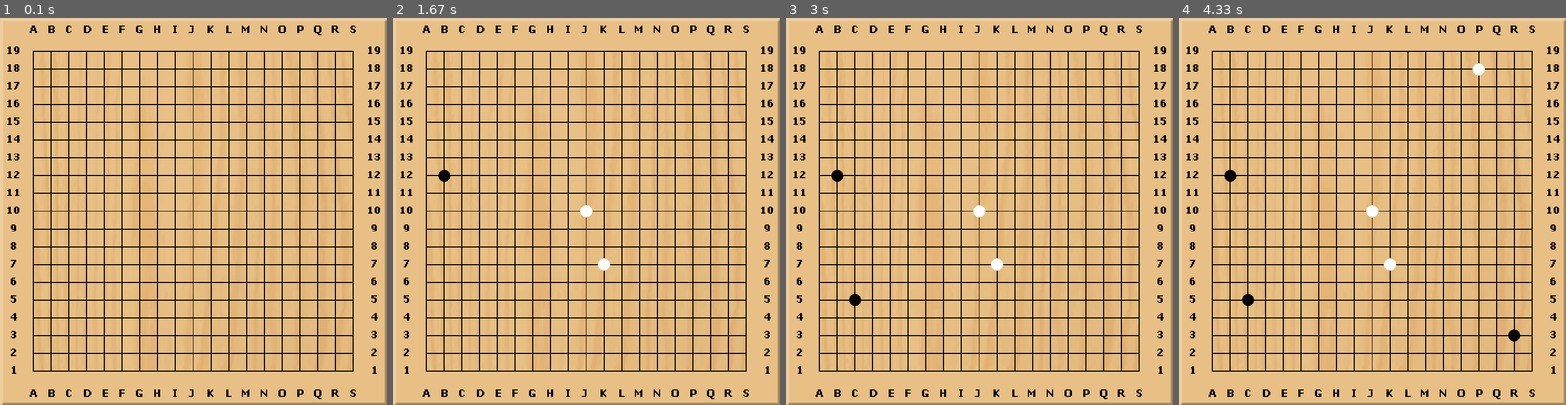
Above: before the commit, frames 1-4 (left to right).
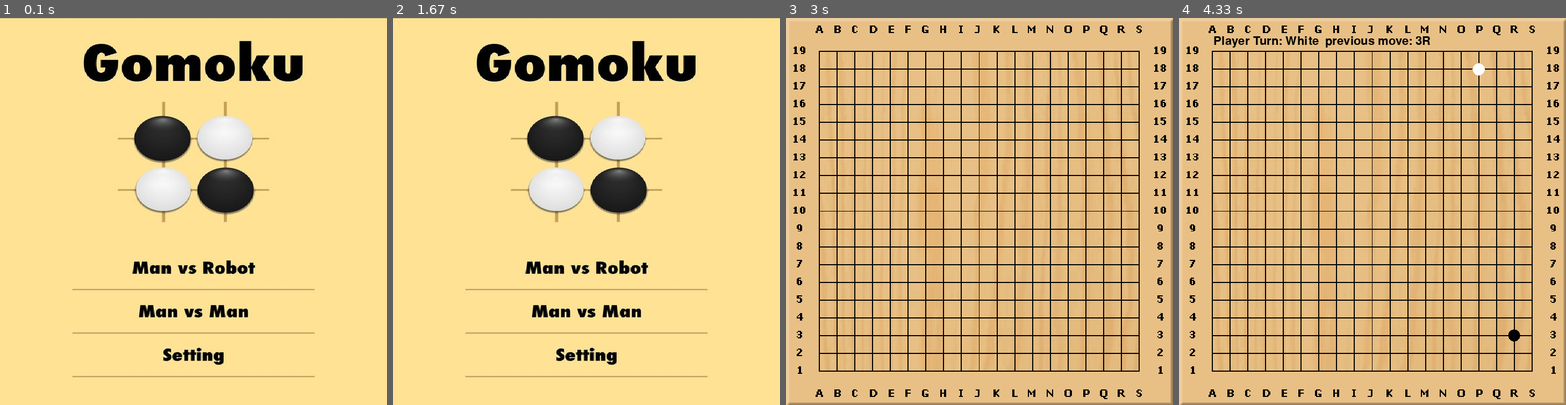
Above: after the commit, the same moments.

Repository: slumfy/Gomonku
Game: pygame game, started from Gomonku.py
Two runs of this game, one before a commit and one after it. Both use one fixed random seed, a clock stepped at 60 frames per second and the inputs below.
Inputs (mouse positions are in pixels of both pictures, inside the frame that each line leads up to):
- Up to frame 1 (0.1 s): no input
- Up to frame 2 (1.67 s): click (586, 211) at 0.38 s; click (443, 172) at 0.83 s; move the mouse to (601, 257) at 1.13 s; click (601, 257) at 1.42 s
- Up to frame 3 (3 s): move the mouse to (847, 304) at 1.83 s; click (847, 304) at 2.18 s; move the mouse to (1080, 68) at 2.67 s
- Up to frame 4 (4.33 s): click (1473, 68) at 3.07 s; move the mouse to (1515, 343) at 3.6 s; click (1515, 343) at 4.05 s

The runs differ from the first frame. In frame 1, 98% of the frame differs, in the area x 0-100%, y 0-100%; in frame 2, 98%; in frame 3, 0.3%; in frame 4, 0.8%.

Commit message:
add menu display some information about the game and reduce code in gorules

Diff:
--- a/Gomonku.py
+++ b/Gomonku.py
@@ -5,4 +5,5 @@
 	go = Go()
 	go.print_table()
 	game_inst = Game()
-	game_inst.playing(go)
+	game_inst.menu(go)
+	# game_inst.playing(go)
--- a/go_rules.py
+++ b/go_rules.py
@@ -1,10 +1,15 @@
+from player import Player
 class Go:
 	table = []
+	player_list = []
 
 	def __init__(self):
 		m = 19
 		n = 19
 		self.table = [[0] * m for i in range(n)]
+		self.player_list.append(Player(1,0,"White"))
+		self.player_list.append(Player(2,0,"Black"))
+		print(self.player_list[0].nb,self.player_list[1].nb)
 
 	def check_win_position(self,player,x,y):
 		#updown solution
@@ -157,82 +162,60 @@
 			return(1)
 		return(0)
 
+	def check_eat_in_table(self,player,x,y,xsign,ysign,offset):
+		if x + offset * xsign > 18 or x + offset * xsign < 0 or y + offset * ysign > 18 or y + offset * ysign < 0:
+			return 1
+		return 0
+
+	def eat_position_routine(self,player,x,y,xsign, ysign):
+		if self.check_eat_in_table(player,x,y,xsign,ysign,1) == 0 and self.table[x + 1 * xsign][y + 1 * ysign] != player.nb and self.table[x + 1 * xsign][y + 1 * ysign] != 0:
+			if self.check_eat_in_table(player,x,y,xsign,ysign,2) == 0 and self.table[x + 2 * xsign][y + 2 * ysign] == player.nb:
+				self.eat_stone(player,[(x + 1 * xsign, y + 1 * ysign)])
+			elif self.check_eat_in_table(player,x,y,xsign,ysign,2) == 0 and self.table[x + 2 * xsign][y + 2 * ysign] != 0:
+				if self.check_eat_in_table(player,x,y,xsign,ysign,3) == 0 and self.table[x + 3 * xsign][y + 3 * ysign] == player.nb:
+					self.eat_stone(player, [(x + 1 * xsign, y + 1 * ysign), (x + 2 * xsign, y + 2 * ysign)])
 
 	def check_eat_position(self,player,x,y):
+		self.print_table()
 		# backward take
-		if y + 1 < 18 and self.table[x][y + 1] != player and self.table[x][y + 1] != 0:
-			if self.table[x][y + 2] == player:
-				self.table[x][y + 1] = 0
-			elif y + 2 < 18 and self.table[x][y + 2] != 0:
-				if self.table[x][y + 3] == player:
-					self.table[x][y + 1] = 0
-					self.table[x][y + 2] = 0
+		self.eat_position_routine(player,x,y,0,1)
 		# front take
-		if y - 1 >= 0 and self.table[x][y - 1] != player and self.table[x][y - 1] != 0:
-			if self.table[x][y - 2] == player:
-				self.table[x][y - 1] = 0
-			elif y - 2 >= 0 and self.table[x][y - 2] != 0:
-				if self.table[x][y - 3] == player:
-					self.table[x][y - 1] = 0
-					self.table[x][y - 2] = 0
+		self.eat_position_routine(player,x,y,0,-1)
 		# up take
-		if x + 1 < 18 and self.table[x + 1][y] != player and self.table[x + 1][y] != 0:
-			if self.table[x + 2][y] == player:
-				self.table[x + 1][y] = 0
-			elif x + 2 < 18 and self.table[x + 2][y] != 0:
-				if self.table[x + 3][y] == player:
-					self.table[x + 1][y] = 0
-					self.table[x + 2][y] = 0
+		self.eat_position_routine(player,x,y,1,0)
 		# down take
-		if x - 1 >= 0 and self.table[x - 1][y] != player and self.table[x - 1][y] != 0:
-			if self.table[x - 2][y] == player:
-				self.table[x - 1][y] = 0
-			elif x - 2 >= 0 and self.table[x - 2][y] != 0:
-				if self.table[x - 3][y] == player:
-					self.table[x - 1][y] = 0
-					self.table[x - 2][y] = 0
+		self.eat_position_routine(player,x,y,-1,0)
 		# diag upleft take
-		if x + 1 < 18 and y + 1 < 18 and self.table[x + 1][y + 1] != player and self.table[x + 1][y + 1] != 0:
-			if self.table[x + 2][y + 2] == player:
-				self.table[x + 1][y + 1] = 0
-			elif x + 2 < 18 and y + 2 < 18 and self.table[x + 2][y + 2] != 0:
-				if self.table[x + 3][y + 3] == player:
-					self.table[x + 1][y + 1] = 0
-					self.table[x + 2][y + 2] = 0
+		self.eat_position_routine(player,x,y,1,1)
 		# diag upright take
-		if x + 2 < 18 and y - 1 >= 0 and self.table[x + 1][y - 1] != player and self.table[x + 1][y - 1] != 0:
-			if self.table[x + 2][y - 2] == player:
-				self.table[x + 1][y - 1] = 0
-			elif x + 2 < 18 and y - 2 >= 0 and self.table[x + 2][y - 2] != 0:
-				if self.table[x + 3][y - 3] == player:
-					self.table[x + 1][y - 1] = 0
-					self.table[x + 2][y - 2] = 0
+		self.eat_position_routine(player,x,y,1,-1)
 		# diag downleft take
-		if x - 1 >= 0 and y + 1 < 18 and self.table[x - 1][y + 1] != player and self.table[x - 1][y + 1] != 0:
-			if self.table[x - 2][y + 2] == player:
-				self.table[x - 1][y + 1] = 0
-			elif x - 2 >= 0 and y + 2 < 18 and self.table[x - 2][y + 2] != 0:
-				if self.table[x - 3][y + 3] == player:
-					self.table[x - 1][y + 1] = 0
-					self.table[x - 2][y + 2] = 0
+		self.eat_position_routine(player,x,y,-1,1)
 		# diag downright take
-		if x - 1 >= 0 and y - 1 >= 0 and self.table[x - 1][y - 1] != player and self.table[x - 1][y - 1] != 0:
-			if self.table[x - 2][y - 2] == player:
-				self.table[x - 1][y - 1] = 0
-			elif x - 2 >= 0 and y - 2 >= 0 and self.table[x - 2][y - 2] != 0:
-				if self.table[x - 3][y - 3] == player:
-					self.table[x - 1][y - 1] = 0
-					self.table[x - 2][y - 2] = 0
+		self.eat_position_routine(player,x,y,-1,-1)
+
+	def eat_stone(self,player,poslist):
+		for x,y in poslist:
+			self.table[x][y] = 0
+			player.eat_piece += 1
 
 	def place_stone(self,player, x,y):
-		if self.check_wrong_position(player,x,y) == 1:
+		if self.check_wrong_position(player.nb,x,y) == 1:
 			return(-1)
 		else:
-			self.table[x][y] = player
+			self.table[x][y] = player.nb
 			self.check_eat_position(player,x,y)
-			if self.check_win_position(player,x,y) != 0:
-				return(player)
+			if player.eat_piece >= 10:
+				return(player.nb)
+			if self.check_win_position(player.nb,x,y) != 0:
+				return(player.nb)
 			return(0)
+
+	def clear_board(self):
+		for L in range(len(self.table)):
+			for l in range((len(self.table[L]))):
+				self.table[L][l] = 0
+		self.print_table()
 
 	def print_table(self):
 		for line in self.table:
--- /dev/null
+++ b/player.py
@@ -0,0 +1,10 @@
+class Player:
+	nb = 0
+	player_type = 0
+	eat_piece = 0
+	color = None
+
+	def __init__(self,nb,player_type,color):
+		self.nb = nb
+		self.player_type = player_type
+		self.color = color
--- a/pygame_go.py
+++ b/pygame_go.py
@@ -1,30 +1,47 @@
 import sys, pygame
 
 class Game:
+	map_notation = [['19','18','17','16','15','14','13','12','11','10','9','8','7','6','5','4','3','2','1'],
+					['A','B','C','D','E','F','G','H','I','J','K','L','M','N','O','P','Q','R','S']]
+
 
 	def __init__(self):
 		pygame.init()
 		self.size = width, height = 720, 720
 		self.board_size = width, height = 720, 720
 		self.stone_size = width, height = 24, 24
-		self.player = 1
+		self.player = []
 
 		self.screen = pygame.display.set_mode(self.size)
 
 		self.goboard = pygame.image.load("ressources/images/goboard.png")
-		# goboard = pygame.image.load("ressources/images/go_board_hd.png")
+		self.gomenu = pygame.image.load("ressources/images/gomenu.png")
 		self.goboard_resize = pygame.transform.scale(self.goboard, self.size)
 		self.startpoint = [0,0]
 		self.white_stone = pygame.image.load("ressources/images/whitecircle.png")
 		self.white_stone_resize = pygame.transform.scale(self.white_stone, self.stone_size)
 		self.black_stone = pygame.image.load("ressources/images/blackcircle.png")
 		self.black_stone_resize = pygame.transform.scale(self.black_stone, self.stone_size)
-		self.screen.blit(self.goboard_resize, self.startpoint)
+
+
+	def menu(self,go):
+		self.screen.blit(self.gomenu, self.startpoint)
 		pygame.display.flip()
+		while 1:
+			for event in pygame.event.get():
+				if event.type == pygame.QUIT: sys.exit()
+				if event.type == pygame.MOUSEBUTTONDOWN:
+					print(event.pos)
+					if event.pos[1] <= 585 and event.pos[1] >= 505:
+						self.playing(go)
+
 
 	def playing(self, go):
 		offset = 62
 		space = 33
+		self.screen.blit(self.goboard_resize, self.startpoint)
+		pygame.display.flip()
+		self.player = go.player_list[0]
 		while 1:
 			for event in pygame.event.get():
 				if event.type == pygame.QUIT: sys.exit()
@@ -45,18 +62,16 @@
 					stonestatus = go.place_stone(self.player, x , y)
 					print("stonestatus: ", stonestatus)
 					if stonestatus == -1:
-						print("illegal move")
-						self.print_font('Illegal move', 64, 32)
+						self.print_font('Player Turn: ' + self.player.color + "  previous move: " + 'Illegal move', 64, 32)
 					elif stonestatus == 0:
-						if self.player == 1:
-							self.player = 2
-						elif self.player == 2:
-							self.player = 1
+						if self.player.nb == 1:
+							self.player = go.player_list[1]
+						elif self.player.nb == 2:
+							self.player = go.player_list[0]
+						self.print_font('Player Turn: ' + self.player.color + "  previous move: " + self.map_notation[0][x] + self.map_notation[1][y], 64, 32)
 					else:
 						if stonestatus > 0:
-							winstr = "player " + str(stonestatus) + " win"
-							print(winstr)
-							self.print_font(winstr, 64, 32)
+							self.print_font("player " + str(stonestatus) + " win", 64, 32)
 					for L in range(len(go.table)):
 						for l in range(len(go.table[L])):
 							if go.table[L][l] == 1:
@@ -64,6 +79,13 @@
 							elif go.table[L][l] == 2:
 								self.screen.blit(self.black_stone_resize, (l*space + offset - self.stone_size[0]/2,L*space + offset - self.stone_size[1]/2))
 					pygame.display.flip()
+					# if stonestatus > 0:
+						# while 1:
+						# 	if event.type == pygame.QUIT: sys.exit()
+						# 	if event.type == pygame.MOUSEBUTTONDOWN:
+						# 		go.clear_board()
+						# 		self.player = []
+						# 		self.menu(go)
 
 	def print_font(self,msg,x,y):
 		BLACK = (0, 0, 0)
@@ -71,4 +93,3 @@
 		font = pygame.font.SysFont(None,32)
 		render = font.render(msg,True,BLACK)
 		self.screen.blit(render,(x,y))
-		# pygame.display.update()
Binary file added: ressources/images/gomenu.png
